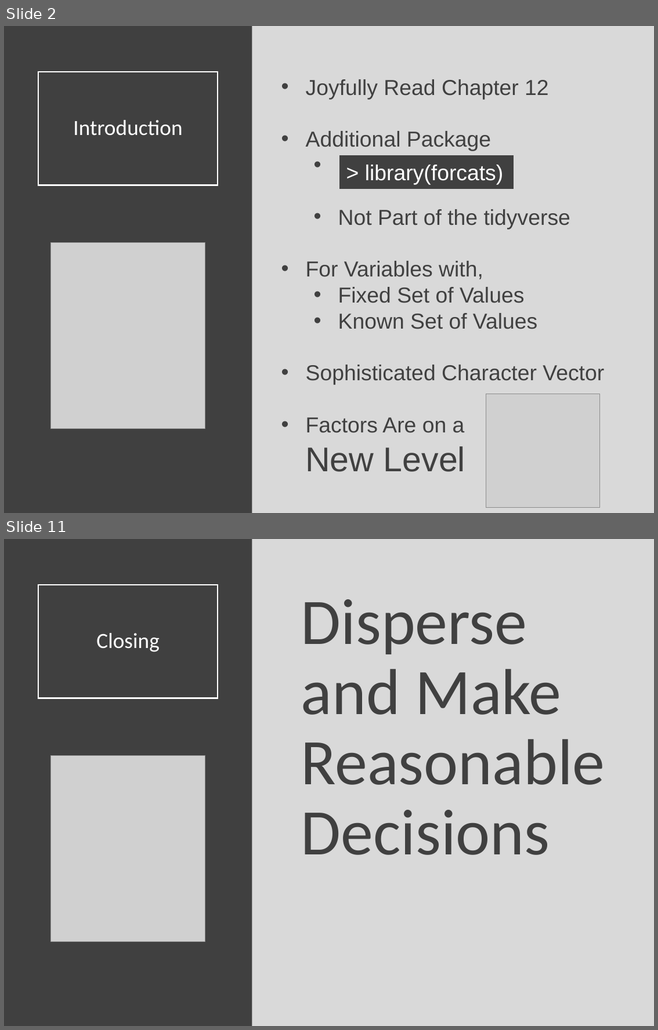
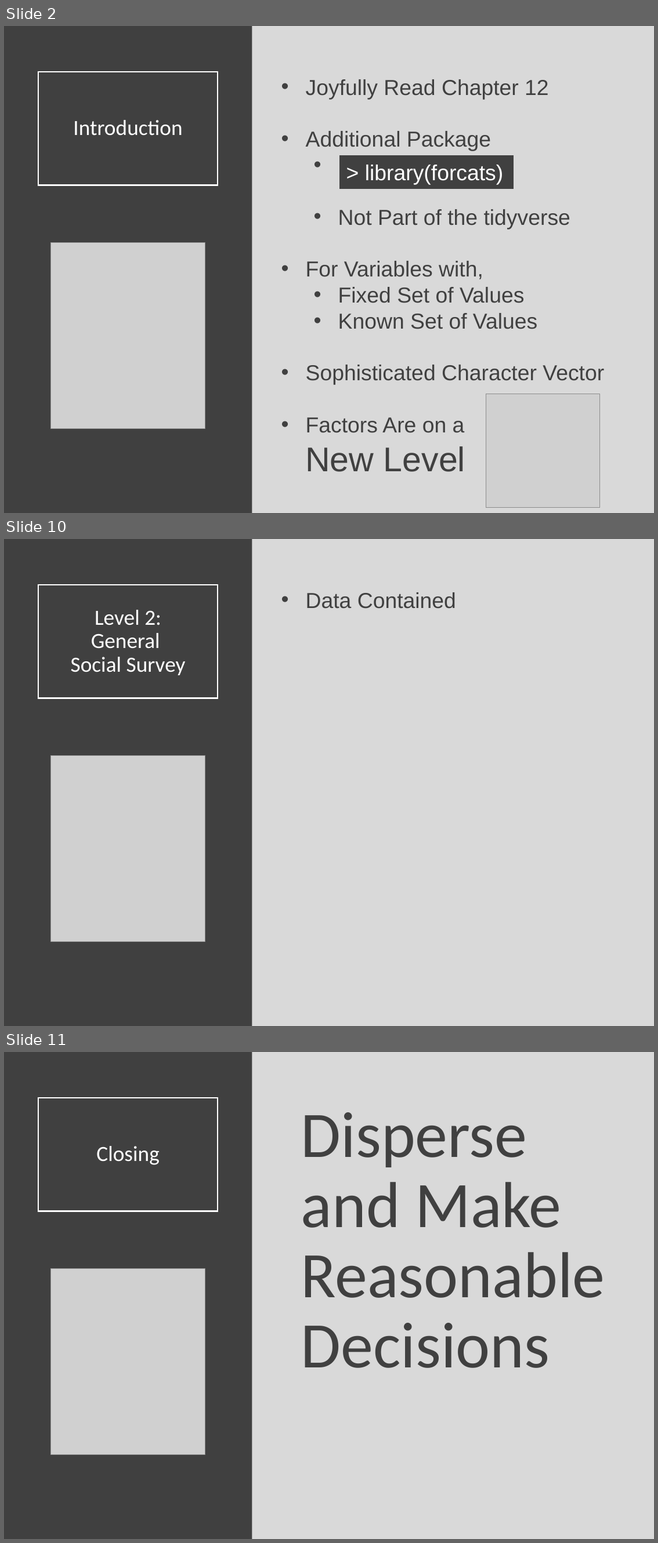
Before and after one commit to Yixf-Self/STOR320_WEBSITE, a slide deck: Lecture/Lecture 17/Lecture 17.pptx. Shown one above the other, each under a label of ours: slides 2 and 11 before the commit, slides 2, 10 and 11 after it; the slides between them are not shown. The pictures are 658x1030 and 658x1543 pixels, drawn with LibreOffice and Linux fonts; fonts in the diff are those of the drawing; grey boxes stand for pictures. Boxes give left, top, right and bottom in pixels: in the first picture for what was removed or moved away, otherwise in the second. Text is boxed around its words. In the diff, an @@ line names an element or a change of style, - is before the commit and + after.

```diff
--- a/Lecture/Lecture 17/Lecture 17.pptx
+++ b/Lecture/Lecture 17/Lecture 17.pptx
@@ slide 10 added at (x1=4, y1=539, x2=654, y2=1026), background #D9D9D9 @@
@@ rectangle added at (x1=4, y1=539, x2=252, y2=1026), fill #404040 @@
@@ title added at (x1=38, y1=584, x2=217, y2=698), outline #FFFFFF 1.5 pt, 24 pt, text #FFFFFF @@
+Level 2:
+General
+Social Survey
@@ text added at (x1=306, y1=592, x2=456, y2=609), 24 pt, text #404040 @@
+• Data Contained
@@ picture added at (x1=51, y1=755, x2=205, y2=942) @@
```
Also in this commit, not shown: 1 slide changed, 6 other slides added, 7 slides removed, 5 other files.
